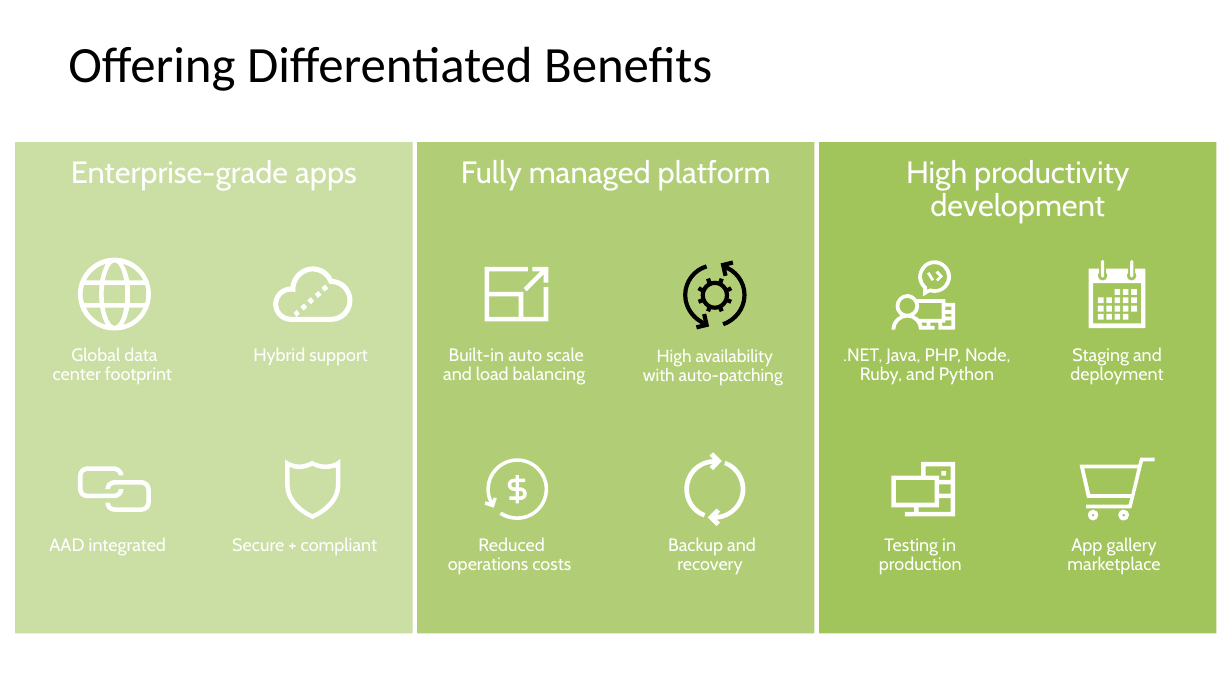
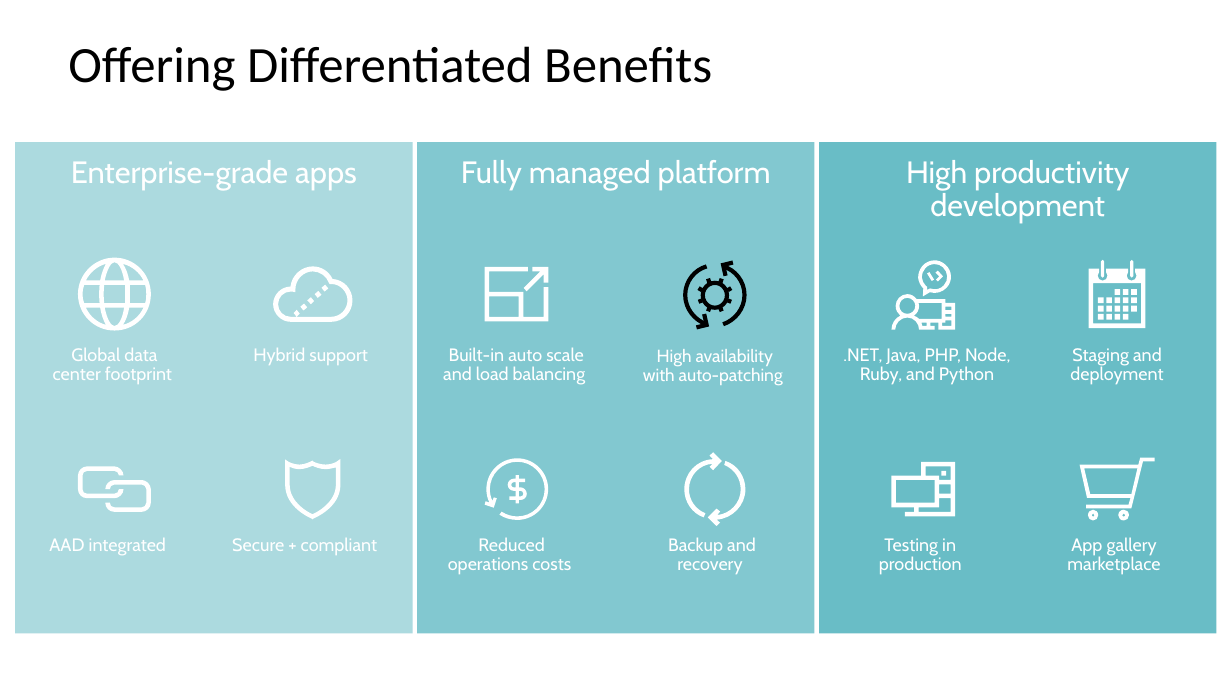
Before and after one commit to warrendt/cloudfridays, a slide deck: slide 24 of content/Azure Fundamentals/1. Understand cloud concepts/2. The differences between Iaas, Paas and Saas.pptx (slide 19 before the commit). Drawn at 1232x693 pixels with LibreOffice and Linux fonts; fonts in the diff are those of the drawing; background and template pictures are left out. Boxes give left, top, right and bottom in pixels: in the first picture for what was removed or moved away, otherwise in the second. Text is boxed around its words. In the diff, an @@ line names an element or a change of style, - is before the commit and + after.

```diff
--- a/content/Azure Fundamentals/1. Understand cloud concepts/2. The differences between Iaas, Paas and Saas.pptx
+++ b/content/Azure Fundamentals/1. Understand cloud concepts/2. The differences between Iaas, Paas and Saas.pptx
@@ rectangle "Enterprise-grade apps" at bbox=[16, 142, 413, 634]: fill #CBDEA4 to #ACDBE0 @@
@@ rectangle "Fully managed platform" at bbox=[418, 142, 815, 634]: fill #B1CE76 to #82C8D0 @@
@@ rectangle "High productivity development" at bbox=[820, 142, 1217, 634]: fill #A1C45B to #69BDC6 @@
```
Also in this commit, not shown: 12 other slides changed, 7 slides added, 2 slides removed.
